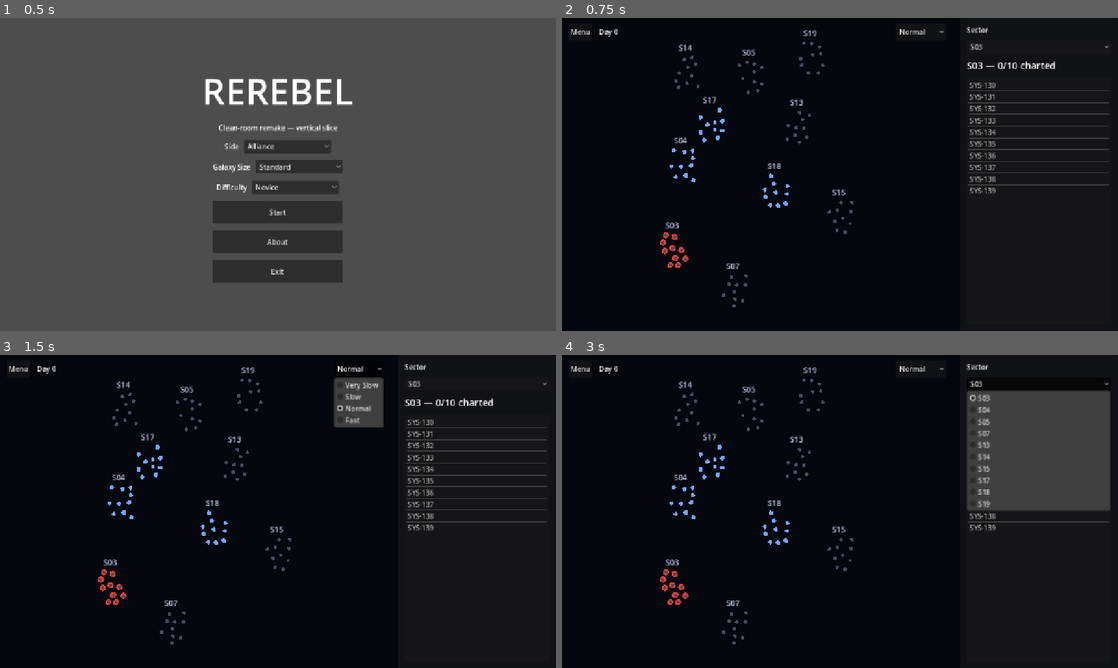
Above: before the commit, frames 1-4 (two rows, left to right).
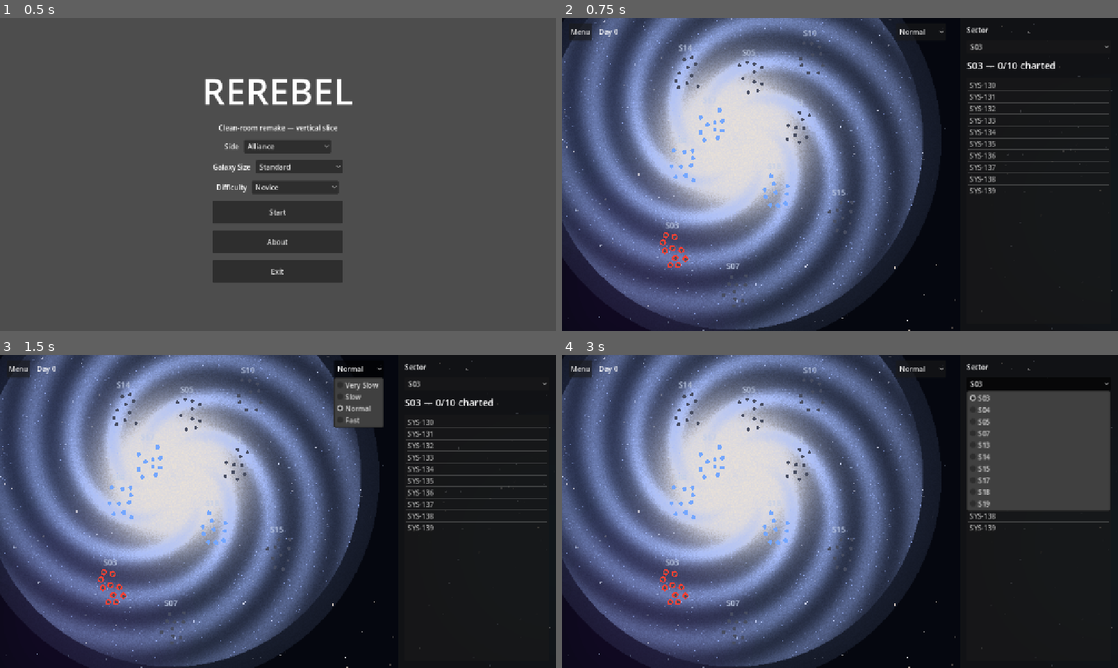
Above: after the commit, the same moments.

Repository: ACRTheBeard/ReRebel
Game: Godot game, scene res://ui/main_menu.tscn
The game is run twice, just before and just after one commit, with the same random seed, the same clock (stepped at 60 frames per second) and the same inputs.
Inputs:
- Up to frame 1 (0.5 s): no input
- Up to frame 2 (0.75 s): click "Start" at 0.5 s
- Up to frame 3 (1.5 s): click "Normal" at 1.25 s
- Up to frame 4 (3 s): click "Normal" at 2 s; click "S03" at 2.75 s

Frame 1 is identical in both runs. In frame 2, 60% of the frame differs, in the area x 0-99%, y 0-100%; in frame 3, 59%; in frame 4, 60%.

Commit message:
Added in the galaxy backround

Diff:
--- a/game/galaxy/galaxy_data.gd
+++ b/game/galaxy/galaxy_data.gd
@@ -127,6 +127,22 @@
 	return _section("fonts", DEFAULT_FONTS)
 
 
+const DEFAULT_BACKDROP := {
+	"star_count": 240,
+	"seed": 7,
+	"galaxy_image": "res://art/galaxy.png",
+	"galaxy_scale": 1.35,
+	"star_tint_a": Color(0.75, 0.85, 1.0),
+	"star_tint_b": Color(1.0, 0.90, 0.78),
+	"nebula_a": Color(0.22, 0.08, 0.38),
+	"nebula_b": Color(0.04, 0.22, 0.32),
+}
+
+
+static func backdrop() -> Dictionary:
+	return _section("backdrop", DEFAULT_BACKDROP)
+
+
 static func time() -> Dictionary:
 	var raw := _section("time", DEFAULT_TIME)
 	return {
--- a/game/galaxy/galaxy_map.gd
+++ b/game/galaxy/galaxy_map.gd
@@ -65,6 +65,7 @@
 	_systems = GalaxyData.systems_for_sectors(GalaxyData.load_systems(), _sectors)
 	_setup_clock(int(settings["speed"]))
 	_compute_transform()
+	_center_galaxy()
 	_populate_sector_picker()
 	_spawn_cards()
 	if not _sectors.is_empty():
@@ -337,6 +338,22 @@
 		_sector_button.set_item_metadata(_sector_button.item_count - 1, s["id"])
 
 
+## Center the backdrop spiral on the displayed sectors so the sectors
+## read as part of the galaxy. Runs after the transform is known.
+func _center_galaxy() -> void:
+	if _sectors.is_empty():
+		return
+	var centroid := Vector2.ZERO
+	for s in _sectors:
+		centroid += map_pos(s["pos"])
+	centroid /= float(_sectors.size())
+	var radius := 200.0
+	for s in _sectors:
+		radius = maxf(radius, centroid.distance_to(map_pos(s["pos"])))
+	var field: Node2D = $Backdrop/Starfield
+	field.call("build_galaxy", centroid, radius * float(GalaxyData.backdrop()["galaxy_scale"]))
+
+
 func _compute_transform() -> void:
 	var min_p := Vector2(INF, INF)
 	var max_p := Vector2(-INF, -INF)
--- a/game/galaxy/galaxy_map.tscn
+++ b/game/galaxy/galaxy_map.tscn
@@ -1,6 +1,7 @@
-[gd_scene load_steps=2 format=3]
+[gd_scene load_steps=3 format=3]
 
 [ext_resource type="Script" path="res://galaxy/galaxy_map.gd" id="1_map"]
+[ext_resource type="Script" path="res://galaxy/starfield.gd" id="2_field"]
 
 [node name="GalaxyMap" type="Node2D"]
 script = ExtResource("1_map")
@@ -16,6 +17,9 @@
 grow_horizontal = 2
 grow_vertical = 2
 color = Color(0.02, 0.03, 0.06, 1)
+
+[node name="Starfield" type="Node2D" parent="./Backdrop"]
+script = ExtResource("2_field")
 
 [node name="UI" type="CanvasLayer" parent="."]
 
--- /dev/null
+++ b/game/galaxy/starfield.gd
@@ -0,0 +1,72 @@
+extends Node2D
+## Deep-space backdrop: a far starfield and nebula wash behind a baked
+## spiral-galaxy image the map centers on the displayed sectors, so the
+## sectors read as part of the galaxy. Field layout is seeded; the galaxy
+## art itself is a checked-in PNG (see /tmp/make_galaxy.py generator).
+
+const GLOW_SHELLS := 10
+## Fraction of the texture half-width where the arm tips sit.
+const IMAGE_RADIUS_FRAC := 0.85
+
+var _stars: Array = []
+var _nebulae: Array = []
+var _galaxy := {}
+var _sprite: Sprite2D
+
+
+func _ready() -> void:
+	var cfg := GalaxyData.backdrop()
+	var rng := RandomNumberGenerator.new()
+	rng.seed = int(cfg["seed"])
+	var tint_a: Color = cfg["star_tint_a"]
+	var tint_b: Color = cfg["star_tint_b"]
+	for i in range(int(cfg["star_count"])):
+		var bright := 0.25 + 0.75 * rng.randf()
+		_stars.append({
+			"u": Vector2(rng.randf(), rng.randf()),
+			"r": 1.0 + 1.4 * rng.randf(),
+			"c": tint_a.lerp(tint_b, rng.randf()) * bright,
+		})
+	var nebula_cols: Array = [cfg["nebula_a"], cfg["nebula_b"], cfg["nebula_a"].lerp(cfg["nebula_b"], 0.5)]
+	for i in range(nebula_cols.size()):
+		_nebulae.append({
+			"u": Vector2(rng.randf(), rng.randf()),
+			"r": 0.25 + 0.25 * rng.randf(),
+			"c": nebula_cols[i],
+		})
+	_sprite = Sprite2D.new()
+	_sprite.name = "GalaxySprite"
+	var tex := load(str(cfg["galaxy_image"])) as Texture2D
+	if tex == null:
+		push_warning("Missing galaxy art: %s" % cfg["galaxy_image"])
+	else:
+		_sprite.texture = tex
+	add_child(_sprite)
+	get_tree().root.size_changed.connect(queue_redraw)
+
+
+## Center and radius arrive in display pixels from the map, which knows
+## where the sectors landed after its transform.
+func build_galaxy(center: Vector2, radius: float) -> void:
+	_galaxy = {"center": center, "radius": radius}
+	if _sprite.texture != null:
+		var half_px := float(_sprite.texture.get_width()) * 0.5 * IMAGE_RADIUS_FRAC
+		var s := radius / half_px
+		_sprite.position = center
+		_sprite.scale = Vector2(s, s)
+	queue_redraw()
+
+
+func _draw() -> void:
+	var size := get_viewport_rect().size
+	if size.x <= 0.0 or size.y <= 0.0:
+		return
+	for n in _nebulae:
+		var center: Vector2 = (n["u"] as Vector2) * size
+		var radius := float(n["r"]) * size.y
+		var base: Color = n["c"]
+		for i in range(GLOW_SHELLS):
+			var f := 1.0 - float(i) / float(GLOW_SHELLS)
+			draw_circle(center, radius * f, Color(base.r, base.g, base.b, 0.05 * f))
+	for s in _stars:
+		draw_circle((s["u"] as Vector2) * size, float(s["r"]), s["c"])
--- a/game/theme/theme.cfg
+++ b/game/theme/theme.cfg
@@ -37,6 +37,17 @@
 speed_names=PackedStringArray("Very Slow", "Slow", "Normal", "Fast")
 day_lengths=PackedFloat32Array(240.0, 60.0, 3.0, 0.5)
 
+[backdrop]
+
+star_count=240
+seed=7
+galaxy_image="res://art/galaxy.png"
+galaxy_scale=1.35
+star_tint_a=Color(0.75, 0.85, 1.0, 1.0)
+star_tint_b=Color(1.0, 0.9, 0.78, 1.0)
+nebula_a=Color(0.22, 0.08, 0.38, 1.0)
+nebula_b=Color(0.04, 0.22, 0.32, 1.0)
+
 [factions]
 
 names=PackedStringArray("Alliance", "Empire")
Binary file added: game/art/galaxy.png
Not shown, added: game/art/galaxy.png.import
Not shown, added: game/galaxy/starfield.gd.uid
